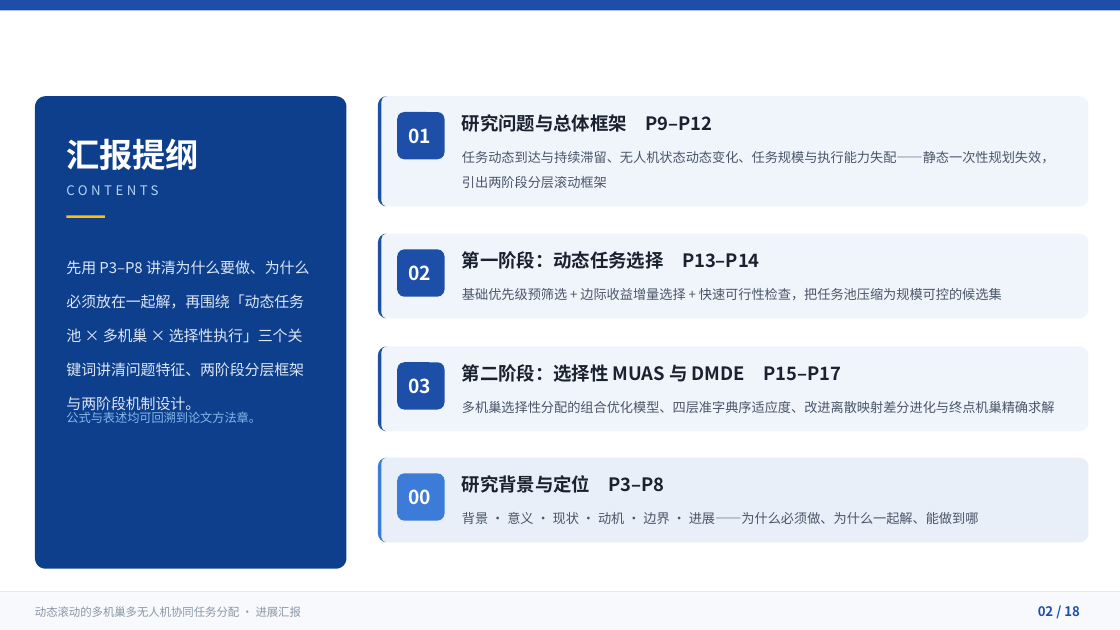
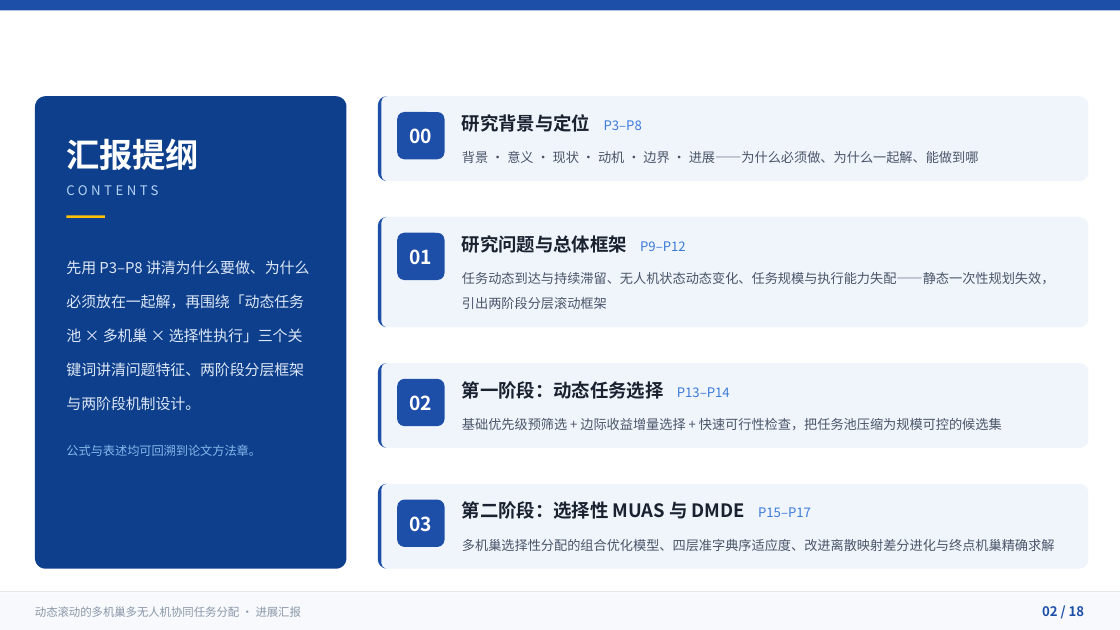
Before and after one commit to 909347194/ExperimentForGraduation, a slide deck: slide 2 of PPT/UAV协同任务分配方法-进展汇报/UAV协同任务分配方法-进展汇报.pptx. Drawn at 1120x630 pixels with LibreOffice and Linux fonts; fonts in the diff are those of the drawing. Boxes give left, top, right and bottom in pixels: in the first picture for what was removed or moved away, otherwise in the second. Text is boxed around its words. In the diff, an @@ line names an element or a change of style, - is before the commit and + after.

Commit message:
refactor+docs(methods,ppt): 清理隐式契约接缝 + 清晰讲清第二阶段两版PPT
代码清理（全部 bit-exact，326 tests 通过）：
- evaluator: 新增回写诊断计数器 writeback_stats()/reset_writeback_stats()，覆盖 M2-1 五道闸门的失败原因（called/m1_start/patrol_off/non_srp/hard_violation/seg_match/seg_mismatch/exc）
- pipeline: SelectionConfig.forced_task_ids 补口径说明（滚动层每周期重建并覆盖该字段）
- horizon: 新增 _warn_stale_forced_task_ids() 一次性告警（默认空集不打印）；run_cycle 步骤编号理清为 1~10
- pipeline: n_sel 处补「两道闸门取小」的直白口径

PPT 修订（UAV协同任务分配方法-进展汇报，18 页）：
- P2 目录章节按页码重排；P8 剥离实验词与数字，改为方法链实现状态
- P16 新增「解码修复链」板块；完成语义改由覆盖优先装载承担，门禁退居事后校验
- P17 Lamarckian 回写改为两级（M1 默认 / M2-1 gated），并新增 Polish 卡；STORY.md 同步

新增 PPT/第二阶段原理讲解/（12 页）：DMDE 编码与逆映射、终点机巢最小费用流、解码修复链、适应度四层、Lamarckian 回写、Polish 与闭环时序

新增报告：
- task_allocation/docs/methods_flow_review_2026-10-30.md
- experiments/ab_m21_patrol_writeback/ab_m21_analysis_2026-10-31.md（三档 A/B 分析）

```diff
--- a/PPT/UAV协同任务分配方法-进展汇报/UAV协同任务分配方法-进展汇报.pptx
+++ b/PPT/UAV协同任务分配方法-进展汇报/UAV协同任务分配方法-进展汇报.pptx
@@ rounded rectangle at (378,97,1089,181): proportions changed @@
@@ rounded rectangle: place and size @@
-rounded rectangle at (378,97,1089,207)
+rounded rectangle at (378,97,1089,181)
@@ freeform shape: place and size @@
-freeform shape at (378,97,1089,207)
+freeform shape at (378,97,1089,181)
@@ text "研究背景与定位 P3–P8" at (462,114,642,132): size 15.8 to 11.2 pt, text colour #1A2230 to #3D7BD9, bold off in "P3–P8" @@
@@ 3 texts: place and size @@
-3 texts at (409,475,979,524)
+3 texts at (409,114,979,163)
@@ rounded rectangle: place and size @@
-rounded rectangle at (378,234,1089,318)
+rounded rectangle at (378,217,1089,327)
@@ rounded rectangle at (378,217,1089,327): proportions changed @@
@@ freeform shape: place and size @@
-freeform shape at (378,234,1089,318)
+freeform shape at (378,217,1089,327)
@@ rounded rectangle: place and size @@
-rounded rectangle at (397,250,444,297)
+rounded rectangle at (397,233,444,280)
@@ text "研究问题与总体框架 P9–P12" at (462,235,686,253): size 15.8 to 11.2 pt, text colour #1A2230 to #3D7BD9, bold off in "P9–P12" @@
@@ text "先用 P3–P8 讲清为什么要做、为什么必须放在一起解，再围绕「动态任务池 × 多机巢 ..." rewrapped from (66,260,309,414) to (66,260,309,410) @@
@@ 3 texts: place and size @@
-3 texts at (409,114,1055,188)
+3 texts at (409,235,1055,309)
@@ 2 rounded rectangles, 1 freeform shape: place and size @@
-2 rounded rectangles, 1 freeform shape at (378,346,1089,431)
+2 rounded rectangles, 1 freeform shape at (378,363,1089,448)
@@ text "第一阶段：动态任务选择 P13–P14" at (462,381,730,399): size 15.8 to 11.2 pt, text colour #1A2230 to #3D7BD9, bold off in "P13–P14" @@
@@ 3 texts: place and size @@
-3 texts at (409,251,1002,300)
+3 texts at (409,381,1002,430)
@@ text "公式与表述均可回溯到论文方法章。": place and size @@
-text "公式与表述均可回溯到论文方法章。" at (66,409,261,423)
+text "公式与表述均可回溯到论文方法章。" at (66,445,261,456)
@@ rounded rectangle at (378,484,1089,569): fill #E8EFF8 to #F0F5FC @@
@@ freeform shape at (378,484,1089,569): fill #3D7BD9 to #1E4FA8 @@
@@ 2 rounded rectangles, 1 freeform shape: place and size @@
-2 rounded rectangles, 1 freeform shape at (378,458,1089,543)
+2 rounded rectangles, 1 freeform shape at (378,484,1089,569)
@@ rounded rectangle at (397,500,444,547): fill #3D7BD9 to #1E4FA8 @@
@@ text "第二阶段：选择性 MUAS 与 DMDE P15–P17": place and size @@
-text "第二阶段：选择性 MUAS 与 DMDE P15–P17" at (462,364,841,382)
+text "第二阶段：选择性 MUAS 与 DMDE P15–P17" at (462,501,811,519)
@@ text "第二阶段：选择性 MUAS 与 DMDE P15–P17" at (462,501,811,519): size 15.8 to 11.2 pt, text colour #1A2230 to #3D7BD9, bold off in "P15–P17" @@
@@ text "03": place and size @@
-text "03" at (409,378,432,394)
+text "03" at (409,516,432,532)
@@ text "多机巢选择性分配的组合优化模型、四层准字典序适应度、改进离散映射差分进化与终点机巢精确求解": place and size @@
-text "多机巢选择性分配的组合优化模型、四层准字典序适应度、改进离散映射差分进化与终点机巢精确求解" at (462,401,1055,413)
+text "多机巢选择性分配的组合优化模型、四层准字典序适应度、改进离散映射差分进化与终点机巢精确求解" at (462,539,1055,551)
@@ text "02 / 18": place and size @@
-text "02 / 18" at (1038,606,1080,616)
+text "02 / 18" at (1042,606,1085,616)
```
Also in this commit, not shown: 3 other slides changed, 39 other files.
